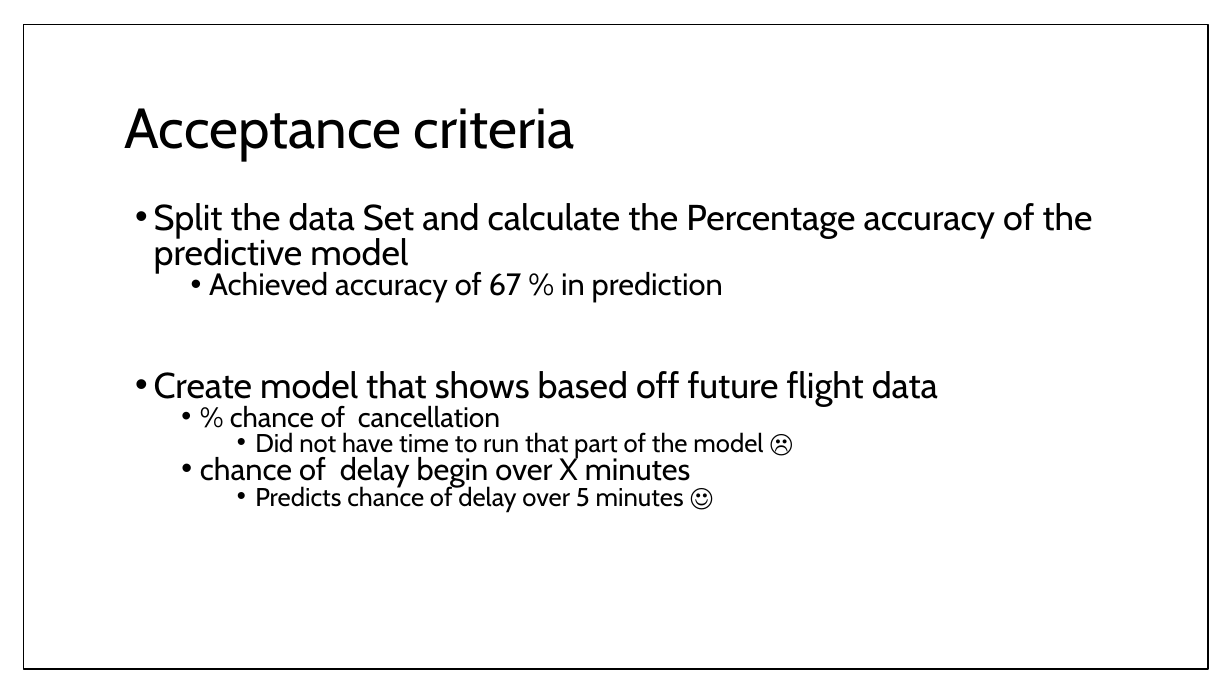
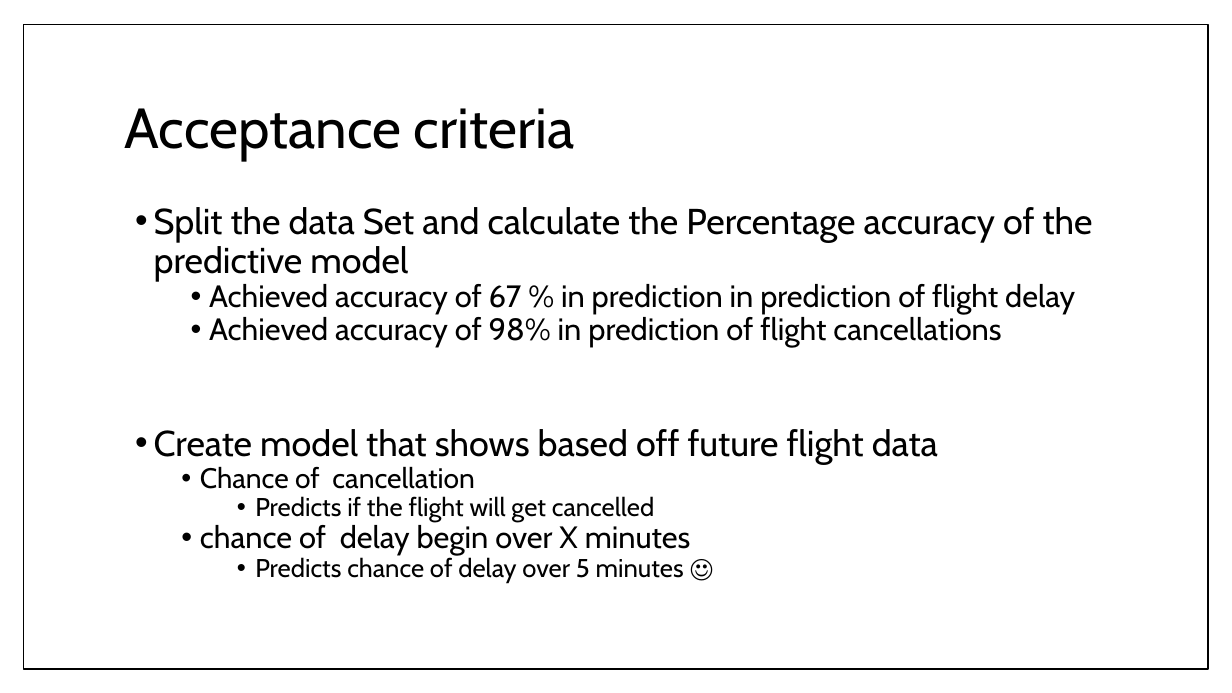
Before and after one commit to RoAjinkya/FlightDelay, a slide deck: slide 15 of docs/Final Presentation_FlightDelay.pptx. Drawn at 1232x693 pixels with LibreOffice and Linux fonts; fonts in the diff are those of the drawing. Boxes give left, top, right and bottom in pixels: in the first picture for what was removed or moved away, otherwise in the second. Text is boxed around its words. In the diff, an @@ line names an element or a change of style, - is before the commit and + after.

Commit message:
Added details about the cancellation model

```diff
--- a/docs/Final Presentation_FlightDelay.pptx
+++ b/docs/Final Presentation_FlightDelay.pptx
@@ text at (154, 207, 1093, 583): line spacing 0.8 to 0.9 @@
@@ text at (209, 284, 1075, 347): text changed @@
-      • Achieved accuracy of 67 % in prediction
+      • Achieved accuracy of 67 % in prediction in prediction of flight delay
+      • Achieved accuracy of 98% in prediction of flight cancellations
@@ text at (200, 466, 654, 522): text changed @@
-    • % chance of cancellation
-        • Did not have time to run that part of the model ☹
+    • Chance of cancellation
+        • Predicts if the flight will get cancelled
```
Also in this commit, not shown: 1 other slide changed.
